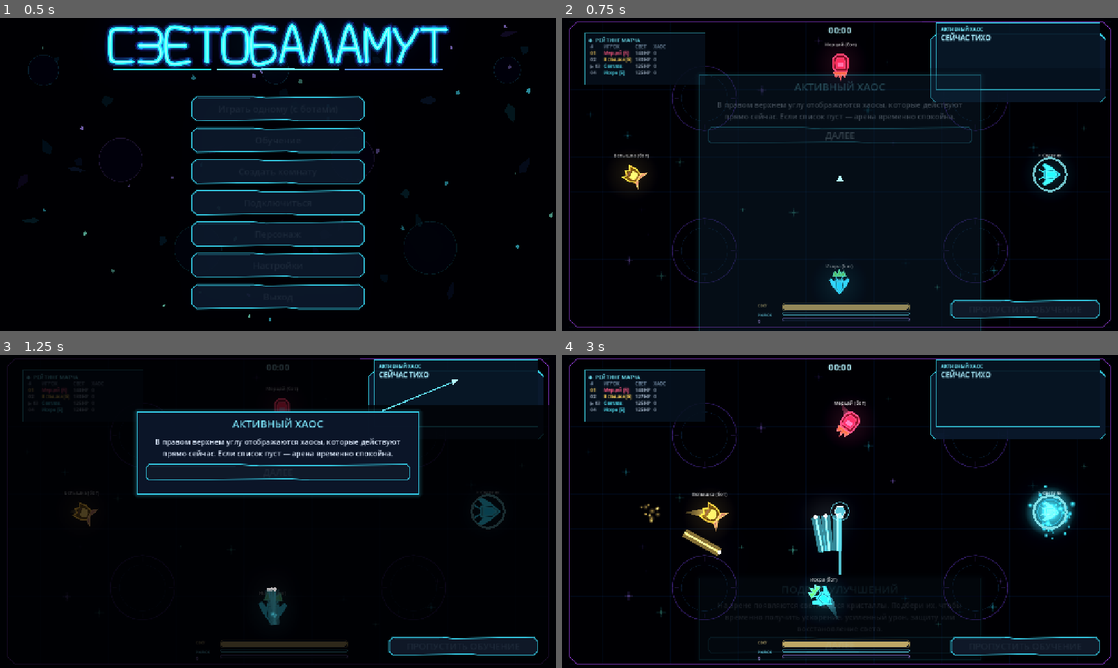
Above: before the commit, frames 1-4 (two rows, left to right).
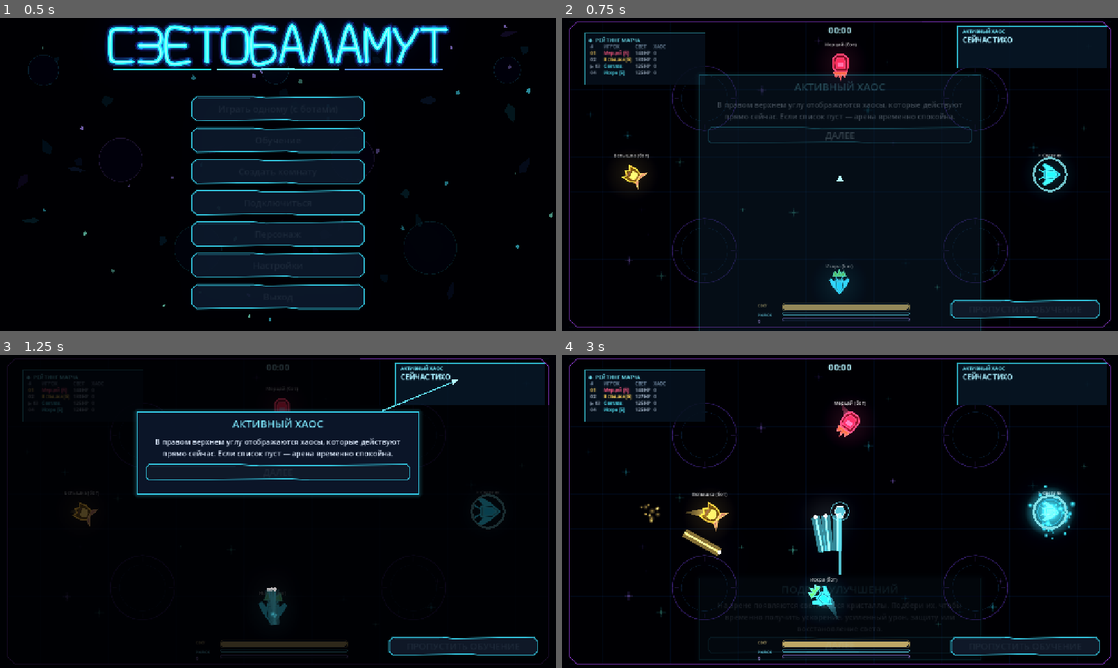
Above: after the commit, the same moments.

Repository: DvoreZZKy/svetobalamut
Game: Godot game, scene res://scenes/menu.tscn
Two runs of this game, one before a commit and one after it. Both use one fixed random seed, a clock stepped at 60 frames per second and the inputs below.
Inputs (mouse positions are in pixels of both pictures, inside the frame that each line leads up to):
- Up to frame 1 (0.5 s): no input
- Up to frame 2 (0.75 s): click "Играть одному (с ботами)" at 0.5 s
- Up to frame 3 (1.25 s): no input
- Up to frame 4 (3 s): tap Enter (restart) at 1.25 s; move the mouse to (962, 495) at 1.27 s; hold D (right) 1.28-2 s; tap Q (ability) at 1.35 s; click (962, 495) at 1.42 s; click "ДАЛЕЕ" at 2 s; move the mouse to (728, 527) at 2.77 s; hold S (down) from 2.78 s (still down); tap Space (dash) at 2.85 s

Frame 1 is identical in both runs. In frame 2, 4.0% of the frame differs, in the area x 66-98%, y 1-27%; in frame 3, 1.5%; in frame 4, 4.7%.

Commit message:
Remove duplicated chaos frame and compact the active chaos panel

Diff:
--- a/scripts/arena.gd
+++ b/scripts/arena.gd
@@ -348,10 +348,10 @@
 	timer_lbl.mouse_filter = Control.MOUSE_FILTER_IGNORE
 	timer_lbl.anchor_left = 1.0
 	timer_lbl.anchor_right = 1.0
-	timer_lbl.offset_left = -430
-	timer_lbl.offset_right = -100
-	timer_lbl.offset_top = 54
-	timer_lbl.offset_bottom = 312
+	timer_lbl.offset_left = -370
+	timer_lbl.offset_right = -24
+	timer_lbl.offset_top = 18
+	timer_lbl.offset_bottom = 116
 	timer_lbl.horizontal_alignment = HORIZONTAL_ALIGNMENT_RIGHT
 	timer_lbl.add_theme_font_size_override("normal_font_size", 11)
 	timer_lbl.add_theme_font_override("normal_font", _bold_hud_font())
@@ -437,6 +437,8 @@
 	cl.add_child(timer_outline)
 	timer_shape.position = Vector2(1100, 48)
 	timer_outline.position = timer_shape.position
+	timer_shape.visible = false
+	timer_outline.visible = false
 	light_bar = _bar(Vector2.ZERO, Vector2(292, 14), Color("#ffd76a"), cl)
 	light_bar.anchor_left = 0.5
 	light_bar.anchor_right = 0.5
@@ -1281,18 +1283,16 @@
 	if timer_lbl.text != chaos_text:
 		timer_lbl.text = chaos_text
 	timer_lbl.modulate = Color.WHITE
-	timer_shape.color = Color("#0b1b30", 0.94)
-	timer_outline.default_color = Color("#39d9f0", 0.92)
-	timer_shape.position = Vector2(get_viewport_rect().size.x - 230.0, 116.0)
-	timer_outline.position = timer_shape.position
+	timer_shape.visible = false
+	timer_outline.visible = false
 	timer_lbl.anchor_top = 0.0
 	timer_lbl.anchor_bottom = 0.0
 	timer_lbl.anchor_left = 1.0
 	timer_lbl.anchor_right = 1.0
-	timer_lbl.offset_left = -420.0
-	timer_lbl.offset_right = -40.0
-	timer_lbl.offset_top = 10.0
-	timer_lbl.offset_bottom = 166.0
+	timer_lbl.offset_left = -370.0
+	timer_lbl.offset_right = -24.0
+	timer_lbl.offset_top = 18.0
+	timer_lbl.offset_bottom = 116.0
 	timer_lbl.horizontal_alignment = HORIZONTAL_ALIGNMENT_LEFT
 	timer_lbl.add_theme_stylebox_override("normal", _chaos_panel_style())
 	var rows: Array = []
@@ -1614,8 +1614,8 @@
 	style.set_corner_radius_all(0)
 	style.content_margin_left = 12
 	style.content_margin_right = 12
-	style.content_margin_top = 8
-	style.content_margin_bottom = 8
+	style.content_margin_top = 5
+	style.content_margin_bottom = 5
 	return style
 
 func _style_result_button(button: Button, accent: Color) -> void:
